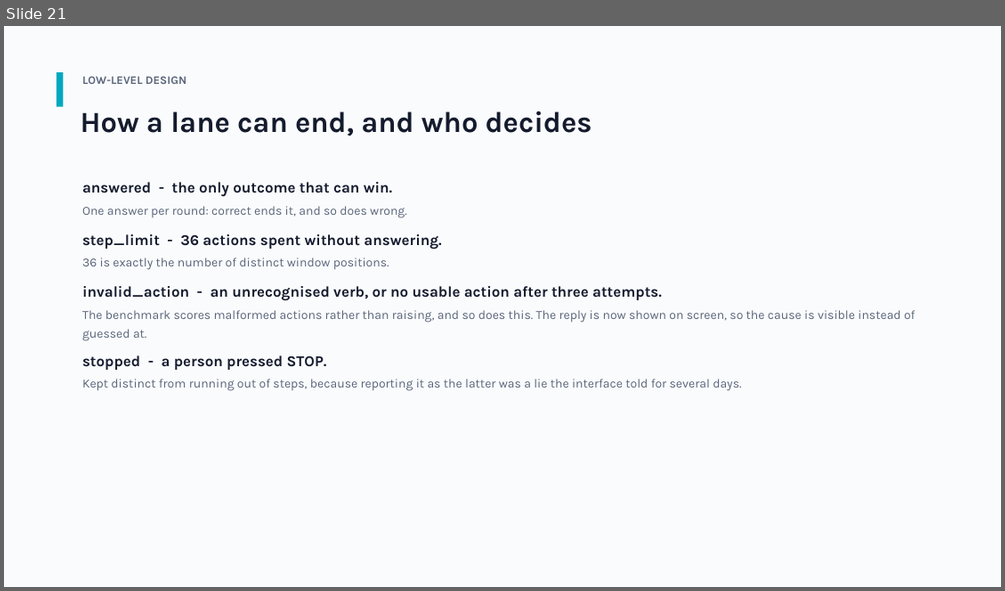
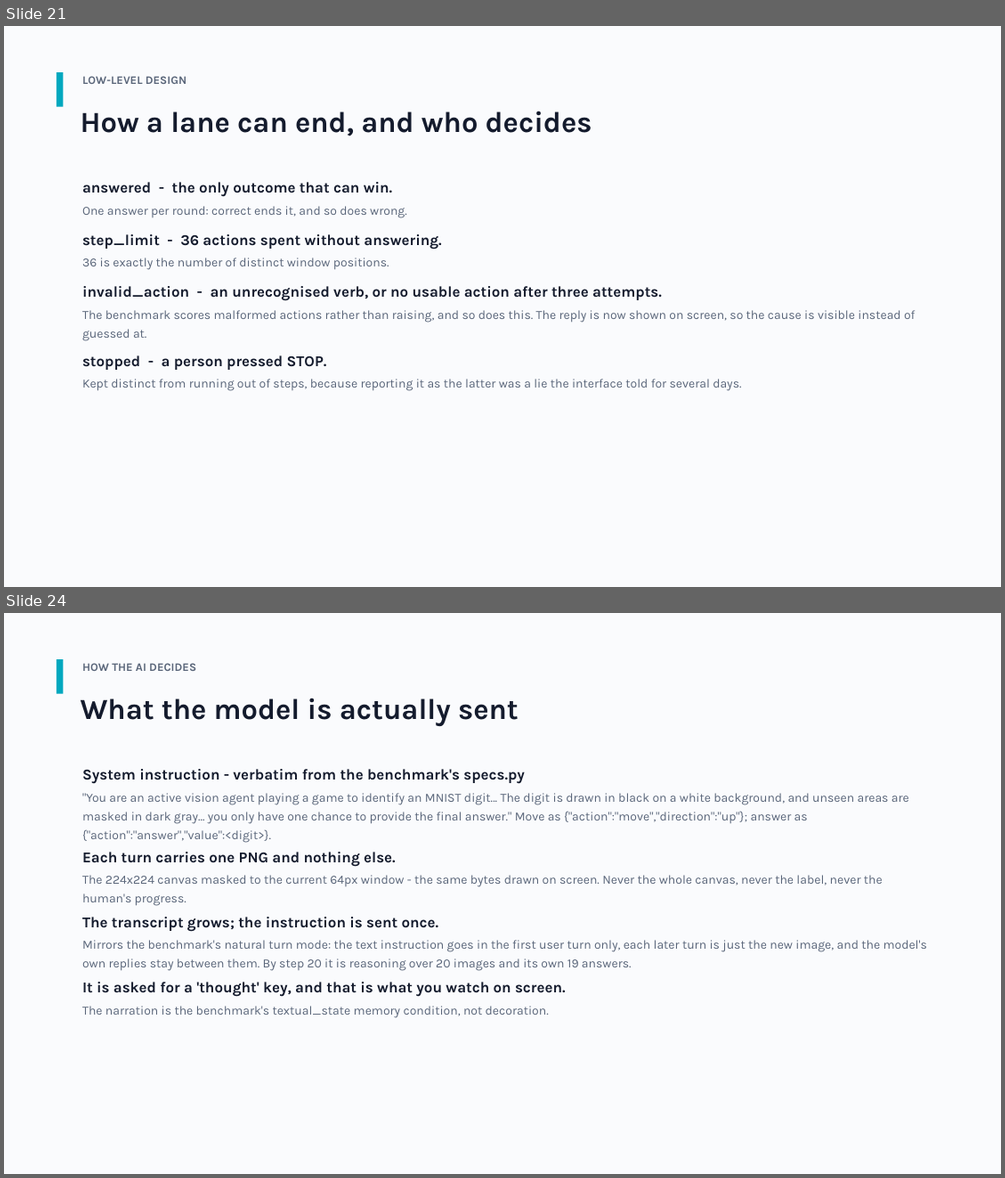
Before and after one commit to panandi/mnistpro, a slide deck: docs/MNIST-PRO-overview.pptx. Shown one above the other, each under a label of ours: slide 21 before the commit, slides 21 and 24 after it; the slides between them are not shown. The pictures are 1005x591 and 1005x1178 pixels, drawn with LibreOffice and Linux fonts; fonts in the diff are those of the drawing. Boxes give left, top, right and bottom in pixels: in the first picture for what was removed or moved away, otherwise in the second. Text is boxed around its words. In the diff, an @@ line names an element or a change of style, - is before the commit and + after.

```diff
--- a/docs/MNIST-PRO-overview.pptx
+++ b/docs/MNIST-PRO-overview.pptx
@@ slide 24 added at <box>4,613,1001,1174</box>, background #FFFFFF @@
@@ rectangle added at <box>4,613,1001,1174</box>, fill #FAFBFD @@
@@ rectangle added at <box>57,659,63,694</box>, fill #00A8BF @@
@@ text added at <box>82,663,196,671</box>, 11 pt, text #5A667A, bold @@
+HOW THE AI DECIDES
@@ text added at <box>81,698,518,726</box>, 28 pt, text #141B2D, bold @@
+What the model is actually sent
@@ text added at <box>82,769,525,784</box>, 14.5 pt, text #141B2D, bold @@
+System instruction - verbatim from the benchmark's specs.py
@@ text added at <box>82,793,909,843</box>, 12 pt, text #5A667A @@
+"You are an active vision agent playing a game to identify an MNIST digit... The digit is drawn in black on a white background, and unseen areas are masked in dark gray... you only have one chance to provide the final answer." Move as {"action":"move","direction":"up"}; answer as {"action":"answer","value":<digit>}.
@@ text added at <box>82,852,396,867</box>, 14.5 pt, text #141B2D, bold @@
+Each turn carries one PNG and nothing else.
@@ text added at <box>82,875,882,906</box>, 12 pt, text #5A667A @@
+The 224x224 canvas masked to the current 64px window - the same bytes drawn on screen. Never the whole canvas, never the label, never the human's progress.
@@ text added at <box>82,916,439,932</box>, 14.5 pt, text #141B2D, bold @@
+The transcript grows; the instruction is sent once.
@@ text added at <box>82,940,927,971</box>, 12 pt, text #5A667A @@
+Mirrors the benchmark's natural turn mode: the text instruction goes in the first user turn only, each later turn is just the new image, and the model's own replies stay between them. By step 20 it is reasoning over 20 images and its own 19 answers.
@@ text added at <box>82,981,566,997</box>, 14.5 pt, text #141B2D, bold @@
+It is asked for a 'thought' key, and that is what you watch on screen.
@@ text added at <box>82,1005,549,1018</box>, 12 pt, text #5A667A @@
+The narration is the benchmark's textual_state memory condition, not decoration.
```
Also in this commit, not shown: 4 other slides added.
